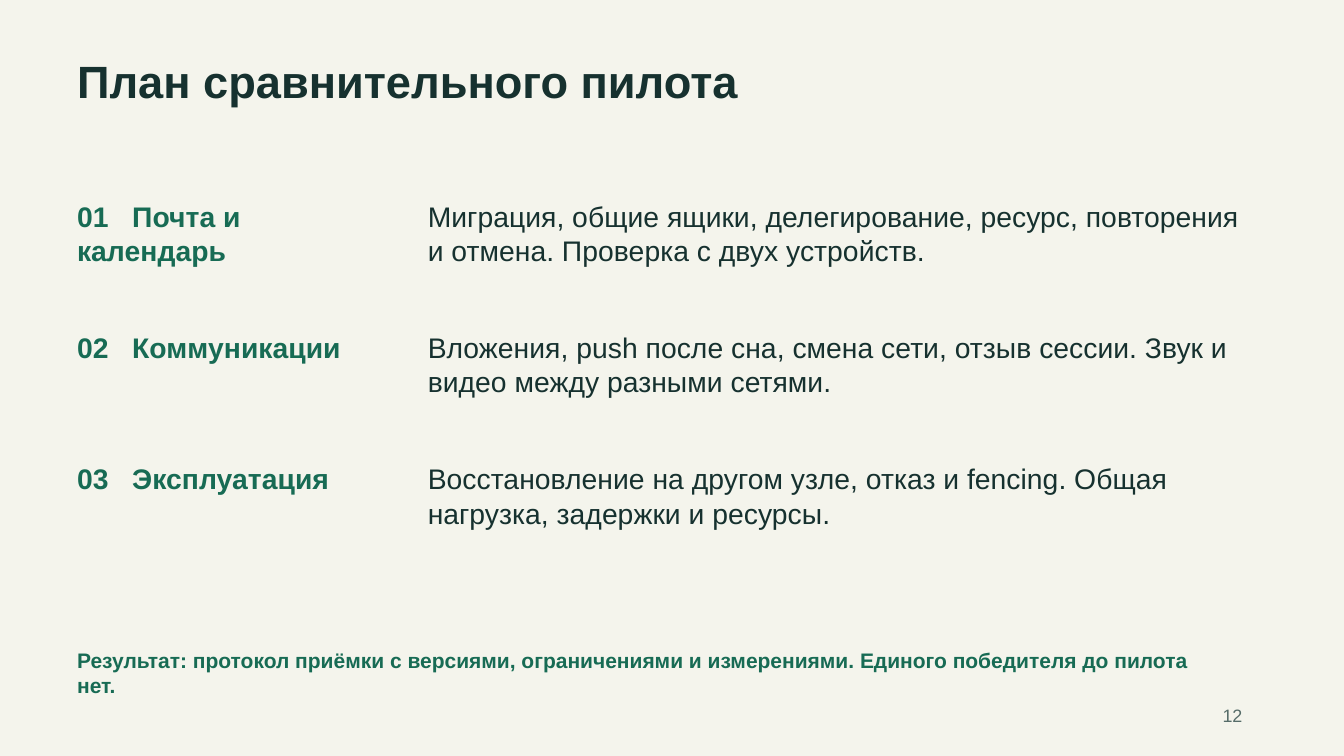
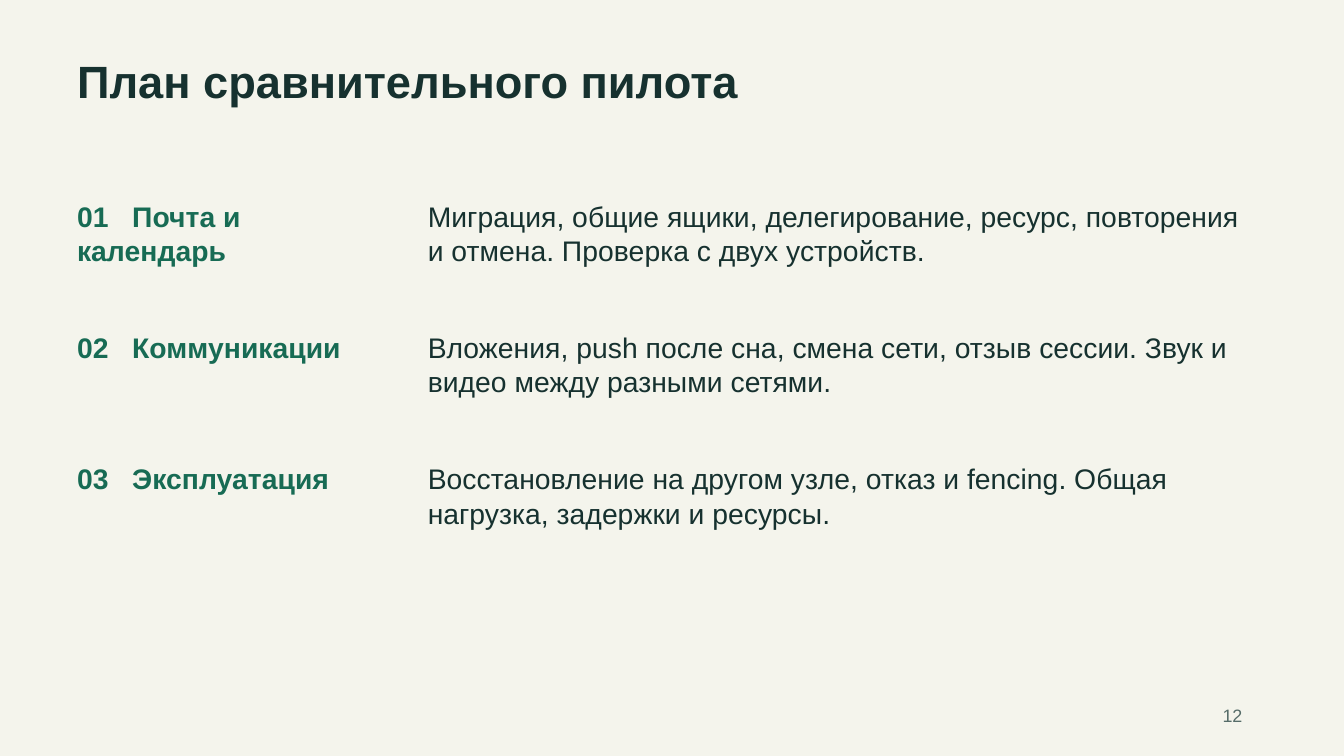
Before and after one commit to rkislov/tayga-mail-server, a slide deck: slide 12 of docs/presentations/tayga-competitors-2026-11-19.pptx. Drawn at 1344x756 pixels with LibreOffice and Linux fonts; fonts in the diff are those of the drawing. Boxes give left, top, right and bottom in pixels: in the first picture for what was removed or moved away, otherwise in the second. Text is boxed around its words. In the diff, an @@ line names an element or a change of style, - is before the commit and + after.

```diff
--- a/docs/presentations/tayga-competitors-2026-11-19.pptx
+++ b/docs/presentations/tayga-competitors-2026-11-19.pptx
@@ text removed at box(77, 652, 1187, 693) @@
-Результат: протокол приёмки с версиями, ограничениями и измерениями. Единого победителя до пилота нет.
```
Also in this commit, not shown: 9 other slides changed, 1 other file.
